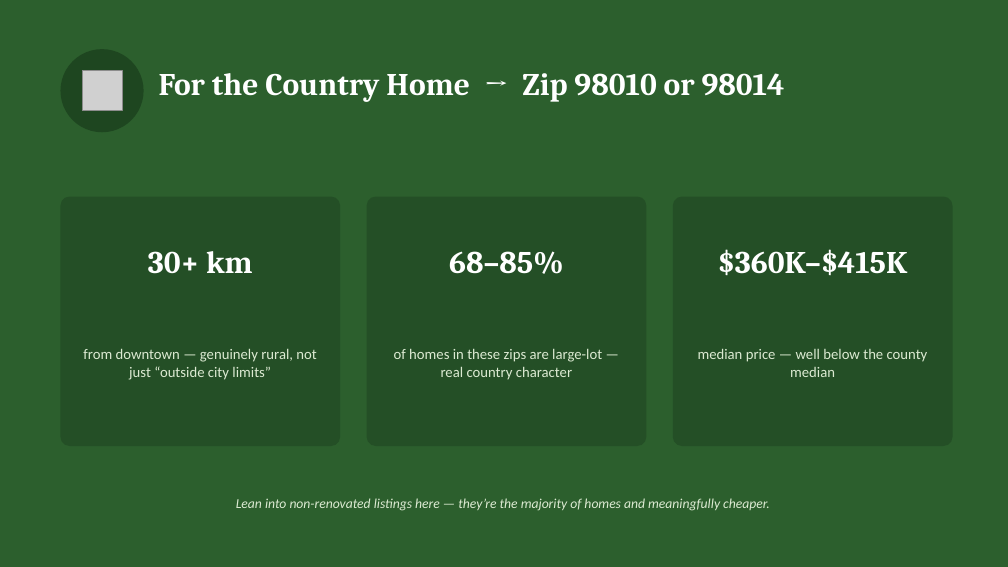
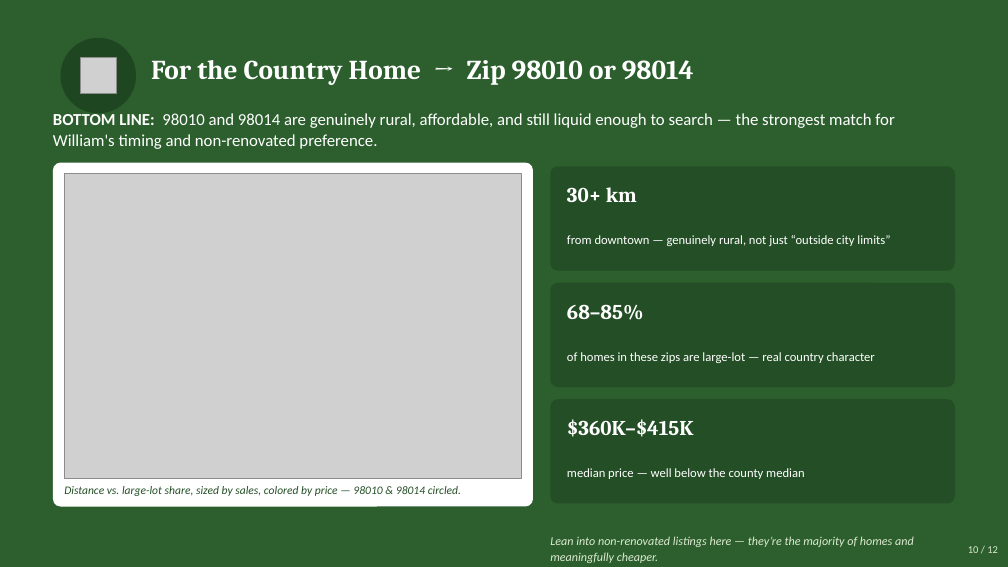
Before and after one commit to jolennd/ds-eda-project, a slide deck: slide 10 of presentation.pptx (slide 9 before the commit). Drawn at 1008x567 pixels with LibreOffice and Linux fonts; fonts in the diff are those of the drawing; grey boxes stand for pictures. Boxes give left, top, right and bottom in pixels: in the first picture for what was removed or moved away, otherwise in the second. Text is boxed around its words. In the diff, an @@ line names an element or a change of style, - is before the commit and + after.

Commit message:
Redesign presentation deck: slide numbers, business question slide, numbered hypotheses, takeaway-first layout, zip bubble charts on recommendation slides, consistent chart colors, accessibility fix, larger fonts, Final Recommendations recap

```diff
--- a/presentation.pptx
+++ b/presentation.pptx
@@ ellipse: place and size @@
-ellipse at (60, 49, 144, 132)
+ellipse at (60, 38, 136, 113)
@@ picture: place and size @@
-picture at (82, 71, 123, 111)
+picture at (80, 57, 116, 94)
@@ text "For the Country Home → ...": place and size @@
-text "For the Country Home → ..." at (159, 73, 785, 102)
+text "For the Country Home → ..." at (151, 60, 694, 85)
@@ text "For the Country Home → ..." at (151, 60, 694, 85): size 30 to 26 pt @@
@@ text added at (53, 113, 894, 149), 16 pt, text #FFFFFF @@
+BOTTOM LINE: 98010 and 98014 are genuinely rural, affordable, and still liquid enough to search — the strongest match for William's timing and non-renovated preference.
@@ rounded rectangle added at (53, 163, 533, 507), fill #FFFFFF @@
@@ picture added at (64, 174, 522, 479) @@
@@ rounded rectangle added at (551, 166, 955, 271), fill #244F26 @@
@@ text "30+ km": place and size @@
-text "30+ km" at (148, 251, 252, 274)
+text "30+ km" at (567, 187, 637, 202)
@@ rounded rectangle removed at (60, 197, 340, 446) @@
@@ rounded rectangle removed at (367, 197, 647, 446) @@
@@ text "from downtown — genuinely rural, ...": place and size @@
-text "from downtown — genuinely rural, ..." at (83, 349, 316, 380)
+text "from downtown — genuinely rural, ..." at (567, 235, 890, 246)
@@ rounded rectangle: place and size @@
-rounded rectangle at (673, 197, 953, 446)
+rounded rectangle at (551, 283, 955, 387)
@@ rounded rectangle at (551, 283, 955, 387): proportions changed @@
@@ text "68–85%": place and size @@
-text "68–85%" at (449, 251, 564, 274)
+text "68–85%" at (567, 304, 644, 320)
@@ text "of homes in these zips ...": place and size @@
-text "of homes in these zips ..." at (394, 349, 602, 380)
+text "of homes in these zips ..." at (567, 352, 875, 363)
@@ rounded rectangle added at (551, 399, 955, 504), fill #244F26 @@
@@ size 30 to 20 pt; alignment centre to left in 3 elements at (567, 304, 644, 320), (567, 187, 637, 202), (567, 419, 694, 437) @@
@@ text "$360K–$415K": place and size @@
-text "$360K–$415K" at (718, 249, 908, 275)
+text "$360K–$415K" at (567, 419, 694, 437)
@@ size 14 to 12 pt, text colour #DCEAD2 to #FFFFFF; alignment centre to left in 3 elements at (567, 352, 875, 363), (567, 235, 890, 246), (567, 468, 804, 479) @@
@@ text "median price — well below ...": place and size @@
-text "median price — well below ..." at (698, 349, 928, 377)
+text "median price — well below ..." at (567, 468, 804, 479)
@@ text added at (64, 486, 461, 496), 11 pt, text #244F26, italic @@
+Distance vs. large-lot share, sized by sales, colored by price — 98010 & 98014 circled.
@@ text "Lean into non-renovated listings here ...": place and size @@
-text "Lean into non-renovated listings here ..." at (236, 498, 770, 511)
+text "Lean into non-renovated listings here ..." at (550, 536, 914, 563)
@@ text "Lean into non-renovated listings here ..." at (550, 536, 914, 563): size 13 to 11.5 pt; alignment centre to left; line spacing 1 to 1.1 @@
@@ text added at (968, 546, 998, 553), 10 pt, text #DCEAD2 @@
+10 / 12
```
Also in this commit, not shown: 8 other slides changed, 3 slides added, 1 slide removed, 2 other files.
